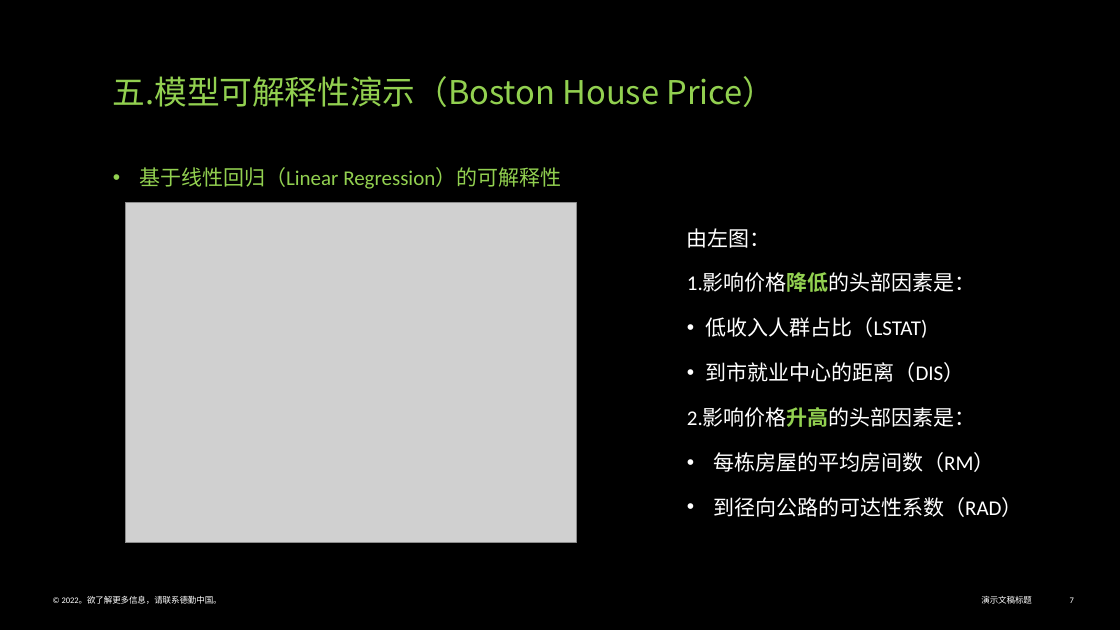
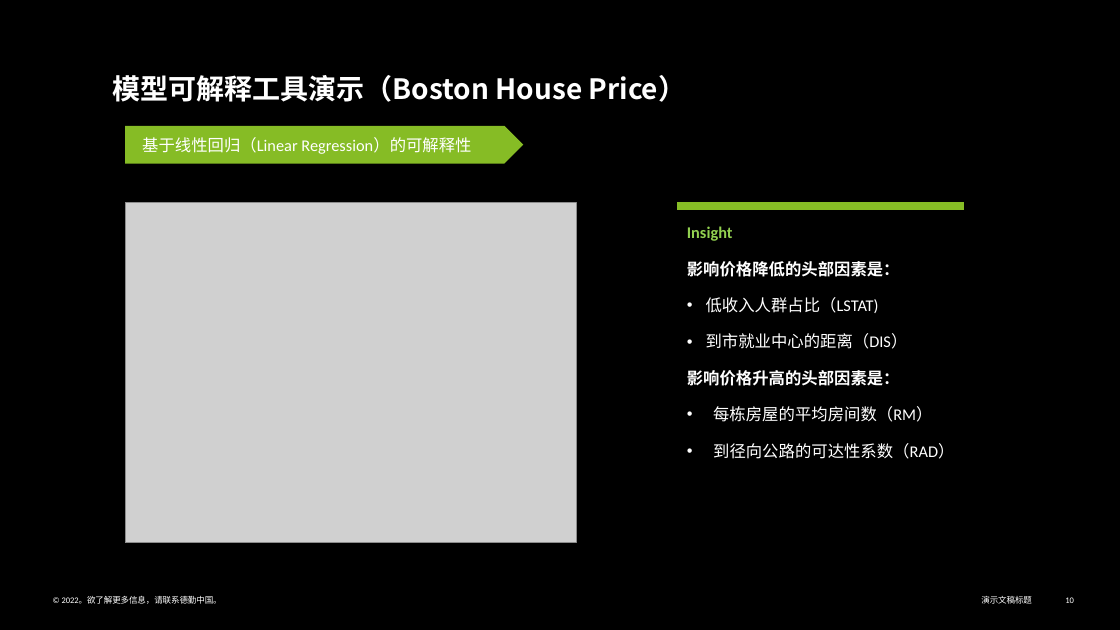
Before and after one commit to Vihagle/ML-Explaination, a slide deck: slide 10 of 模型可解释性.pptx (slide 7 before the commit). Drawn at 1120x630 pixels with LibreOffice and Linux fonts; fonts in the diff are those of the drawing; grey boxes stand for pictures. Boxes give left, top, right and bottom in pixels: in the first picture for what was removed or moved away, otherwise in the second. Text is boxed around its words. In the diff, an @@ line names an element or a change of style, - is before the commit and + after.

```diff
--- a/模型可解释性.pptx
+++ b/模型可解释性.pptx
@@ text at <box>113,75,687,102</box>: text changed; size 18 to 24 pt; font Calibri to Noto Sans CJK SC; text colour #92D050 to #FFFFFF; bold on @@
-五.模型可解释性演示（Boston House Price）
-• 基于线性回归（Linear Regression）的可解释性
+模型可解释工具演示（Boston House Price）
@@ pentagon arrow added at <box>125,126,523,164</box>, fill #86BC25, 14 pt, text #FFFFFF @@
+基于线性回归（Linear Regression）的可解释性
@@ math minus added at <box>625,190,1016,222</box>, fill #86BC25 @@
@@ text at <box>687,226,900,277</box>: text changed; size 18 to 14 pt; bold on @@
-由左图：
-1.影响价格降低的头部因素是：
+Insight
+影响价格降低的头部因素是：
@@ text at <box>706,297,954,459</box>: size 18 to 14 pt in "低收入人群占比（LSTAT)", "到市就业中心的距离（DIS）", "每栋房屋的平均房间数（RM）", "到径向公路的可达性系数（RAD）" @@
@@ text at <box>687,370,900,386</box>: text changed; size 18 to 14 pt; bold on @@
-2.影响价格升高的头部因素是：
+影响价格升高的头部因素是：
@@ page number at <box>1065,597,1074,603</box>: text changed @@
-7
+10
```
Also in this commit, not shown: 12 other slides changed, 5 slides added, 1 slide removed, 1 other file.
